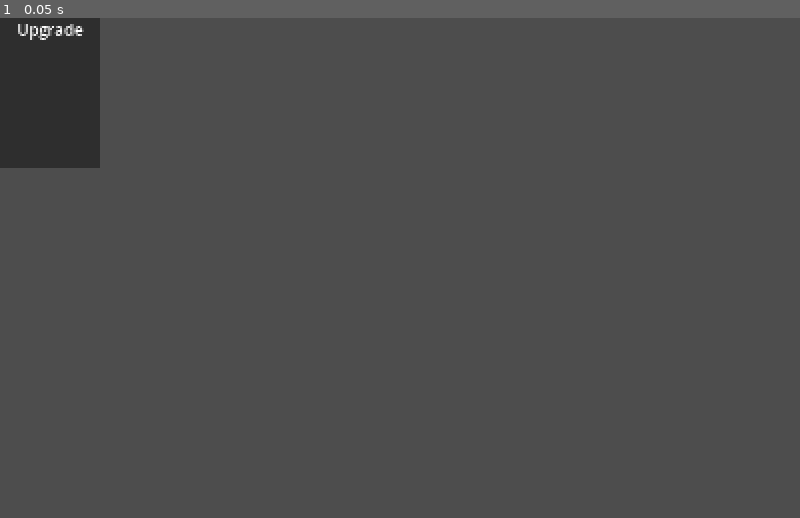
Above: before the commit, frame 1.
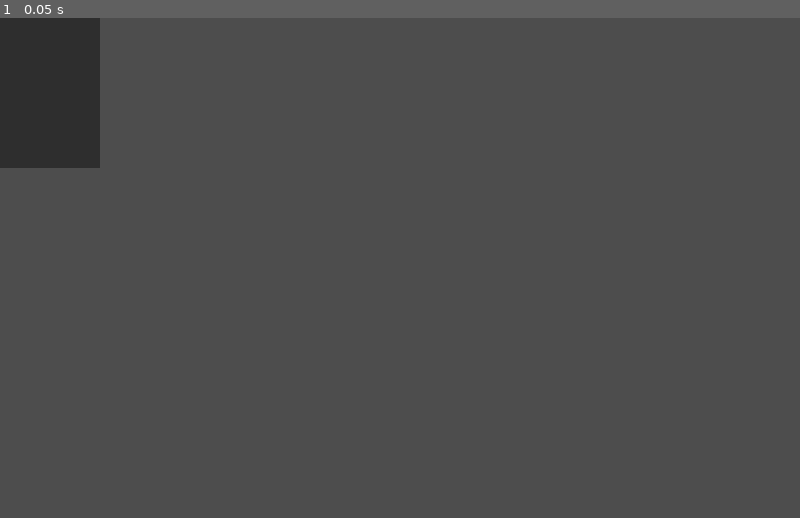
Above: after the commit, the same moment.

Repository: BradBenJoya/GMTK2026
Game: Godot game, scene res://Scenes/upgrade_card.tscn
The game is run twice, just before and just after one commit, with the same random seed, the same clock (stepped at 60 frames per second) and the same inputs. This scene is started directly instead of the project's main scene.
Inputs:
- Up to frame 1 (0.05 s): no input

The runs differ from the first frame. In frame 1, 0.1% of the frame differs, in the area x 2-11%, y 1-5%.

Commit message:
Added name and description handling
Based on the randomized type it will assign pre determined name and descriptions to the cards

Diff:
--- a/Scenes/upgrade_card.tscn
+++ b/Scenes/upgrade_card.tscn
@@ -1,14 +1,16 @@
 [gd_scene format=3 uid="uid://c3wn7idsxx3tv"]
 
-[ext_resource type="Script" uid="uid://7v1hndl55h5i" path="res://Scripts/Cards/card_base.gd" id="1_7wruj"]
+[ext_resource type="Script" uid="uid://7v1hndl55h5i" path="res://Scripts/Cards/upgrade.gd" id="1_7wruj"]
 
 [node name="UpgradeCard" type="Node2D" unique_id=56110472]
 
-[node name="UpgradeButton" type="Button" parent="." unique_id=1073497964]
+[node name="UpgradeButton" type="Button" parent="." unique_id=1073497964 node_paths=PackedStringArray("upgrade_name", "upgrade_description")]
 offset_right = 200.0
 offset_bottom = 300.0
 vertical_icon_alignment = 0
 script = ExtResource("1_7wruj")
+upgrade_name = NodePath("UpgradeName")
+upgrade_description = NodePath("UpgradeDescription")
 
 [node name="UpgradeName" type="Label" parent="UpgradeButton" unique_id=920796065]
 layout_mode = 0
@@ -17,3 +19,11 @@
 theme_override_font_sizes/font_size = 32
 text = "Upgrade"
 horizontal_alignment = 1
+
+[node name="UpgradeDescription" type="Label" parent="UpgradeButton" unique_id=1180273715]
+layout_mode = 0
+offset_left = 1.0
+offset_top = 66.0
+offset_right = 41.0
+offset_bottom = 301.0
+scale = Vector2(4.92, 1)
--- a/Scripts/Cards/card_base.gd
+++ /dev/null
@@ -1,22 +0,0 @@
-# start Psuedo Pakman
-extends Button
-class_name BaseUpgrade
-
-@export_group("Names")
-
-enum UpgradeType {
-	FASTER_UPLOAD,
-	BETTER_ANTIVIRUS,
-	SPAM_ORGNIZER
-}
-
-var upgrade_type: UpgradeType
-
-func _ready() -> void:
-	connect("pressed", pressed)
-	# Get the values inside the enum as an array and then pick a random type to assign
-	upgrade_type = UpgradeType.values().pick_random()
-
-func pressed() -> void:
-	print(text)
-# end Psuedo Pakman
--- /dev/null
+++ b/Scripts/Cards/upgrade.gd
@@ -0,0 +1,49 @@
+# start Psuedo Pakman
+extends Button
+class_name BaseUpgrade
+
+@export_group("Names")
+@export_subgroup("Faster Upload")
+@export var faster_upload_name: String
+@export var faster_upload_description: String
+
+@export_subgroup("Better Antivirus")
+@export var better_antivirus_name: String
+@export var better_antivirus_description: String
+
+@export_subgroup("Spam Orgnizer")
+@export var spam_orgnizer_name: String
+@export var spam_orgnizer_description: String
+
+@export_group("Labels")
+@export var upgrade_name: Label
+@export var upgrade_description: Label
+
+enum UpgradeType {
+	FASTER_UPLOAD,
+	BETTER_ANTIVIRUS,
+	SPAM_ORGNIZER
+}
+var upgrade_type: UpgradeType
+
+func _ready() -> void:
+	connect("pressed", pressed)
+	# Get the values inside the enum as an array and then pick a random type to assign
+	upgrade_type = UpgradeType.values().pick_random()
+
+	match upgrade_type:
+		UpgradeType.FASTER_UPLOAD:
+			upgrade_name.text = faster_upload_name
+			upgrade_description.text = faster_upload_description
+
+		UpgradeType.BETTER_ANTIVIRUS:
+			upgrade_name.text = better_antivirus_name
+			upgrade_description.text = better_antivirus_description
+
+		UpgradeType.SPAM_ORGNIZER:
+			upgrade_name.text = spam_orgnizer_name
+			upgrade_description.text = spam_orgnizer_description
+
+func pressed() -> void:
+	print(text)
+# end Psuedo Pakman
Renamed: Scripts/Cards/card_base.gd.uid -> Scripts/Cards/upgrade.gd.uid
